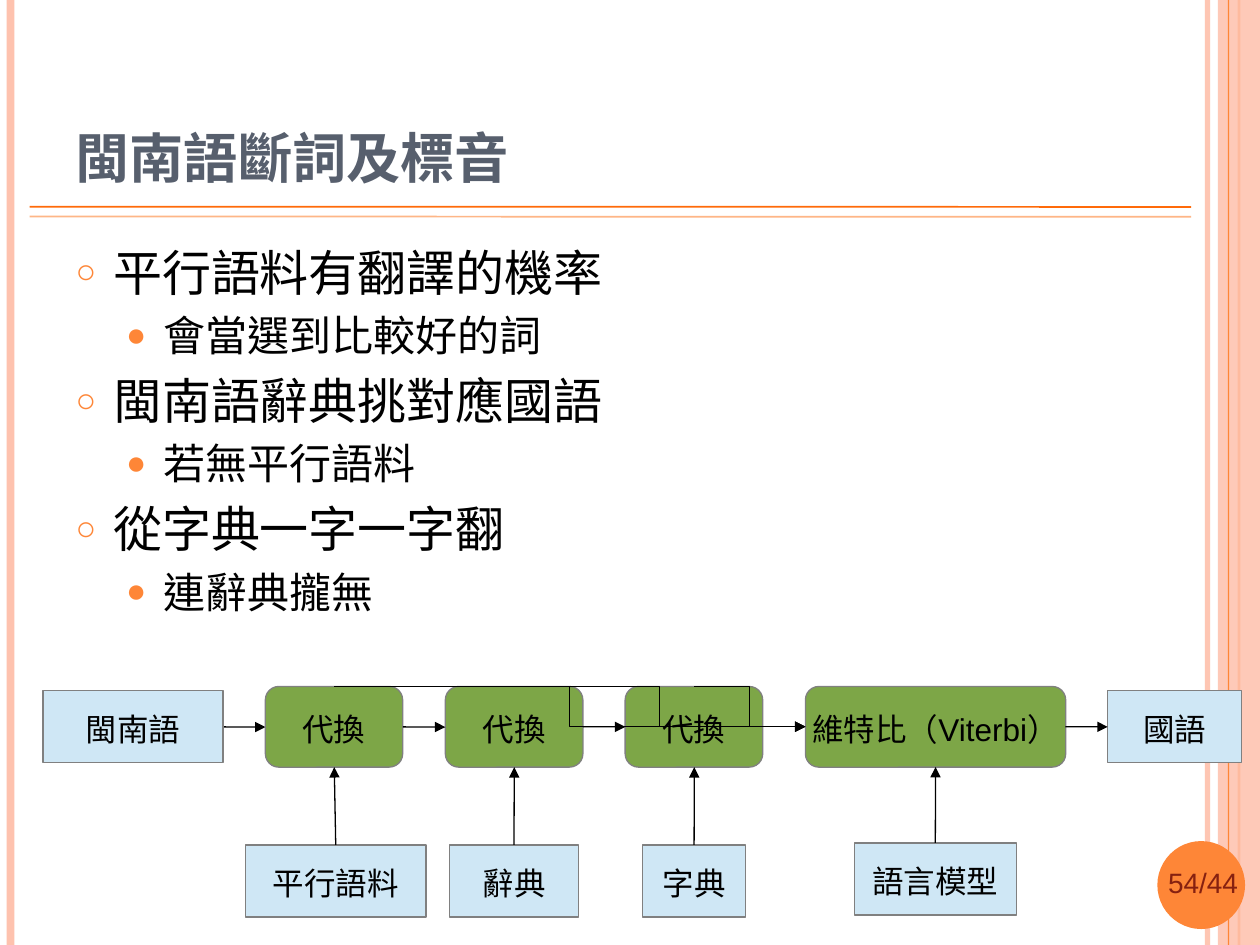
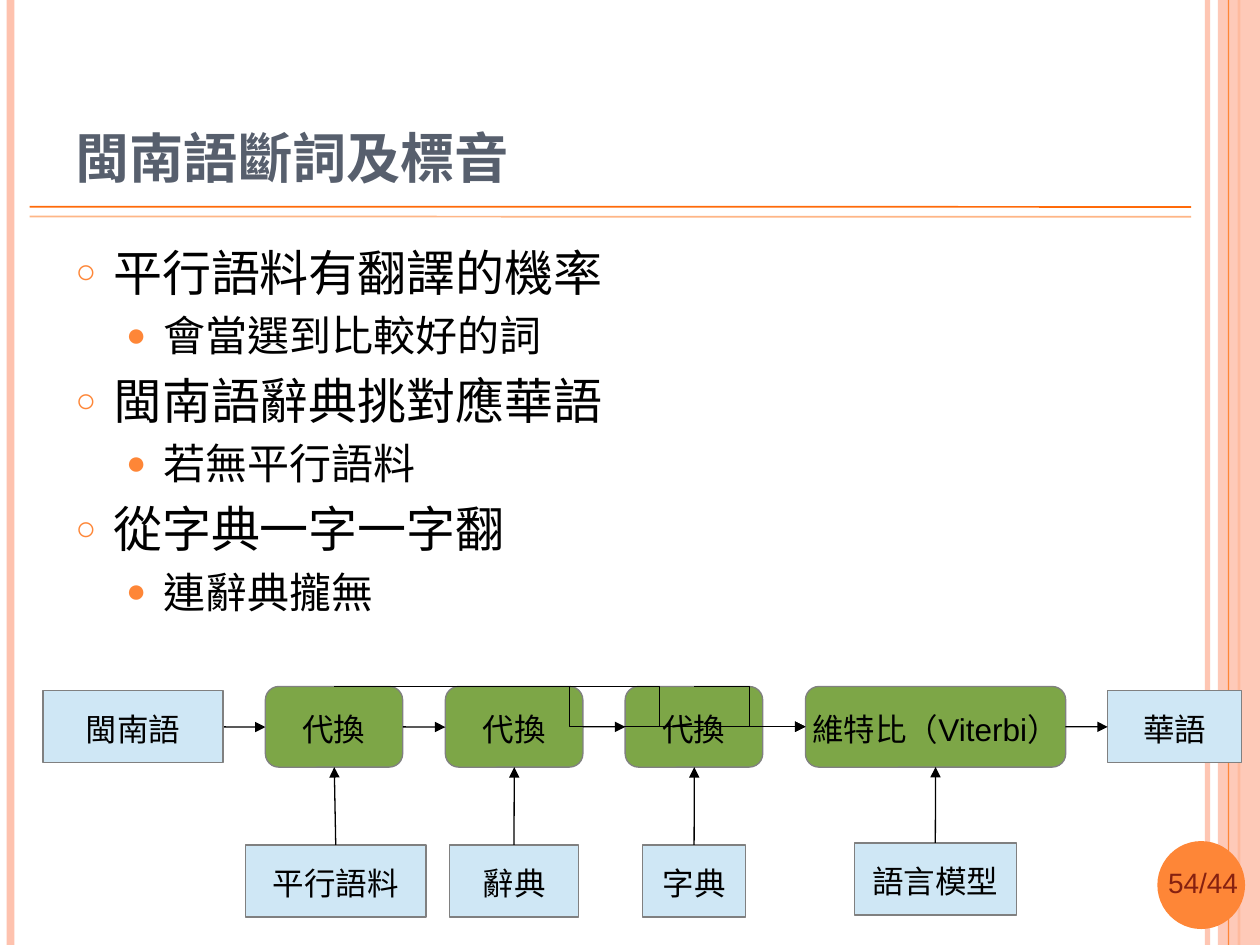
Before and after one commit to sih4sing5hong5/po3-ko3_tau5-iann2-phinn3, a slide deck: slide 54 of 翻譯報告.pptx. Drawn at 1260x945 pixels with LibreOffice and Linux fonts; fonts in the diff are those of the drawing; background and template pictures are left out. Boxes give left, top, right and bottom in pixels: in the first picture for what was removed or moved away, otherwise in the second. Text is boxed around its words. In the diff, an @@ line names an element or a change of style, - is before the commit and + after.

```diff
--- a/翻譯報告.pptx
+++ b/翻譯報告.pptx
@@ text at <box>113,377,602,423</box>: text changed @@
-○ 閩南語辭典挑對應國語
+○ 閩南語辭典挑對應華語
@@ text in rectangle at <box>1143,714,1206,744</box>: text changed @@
-國語
+華語
```
Also in this commit, not shown: 28 other slides changed.
